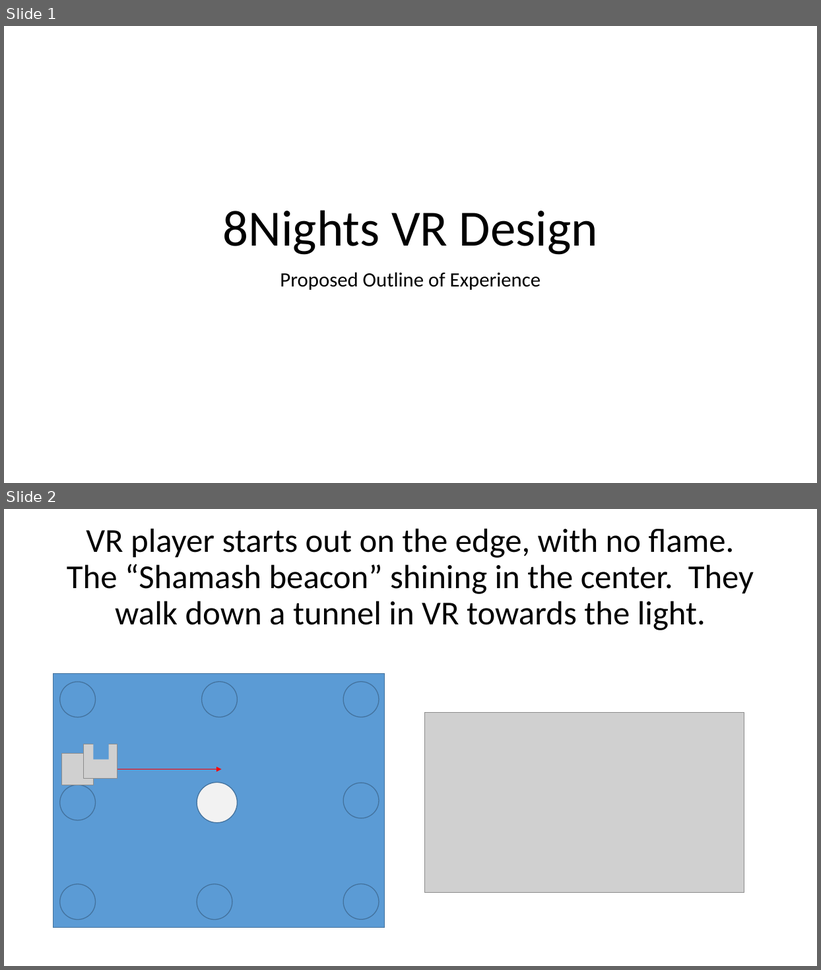
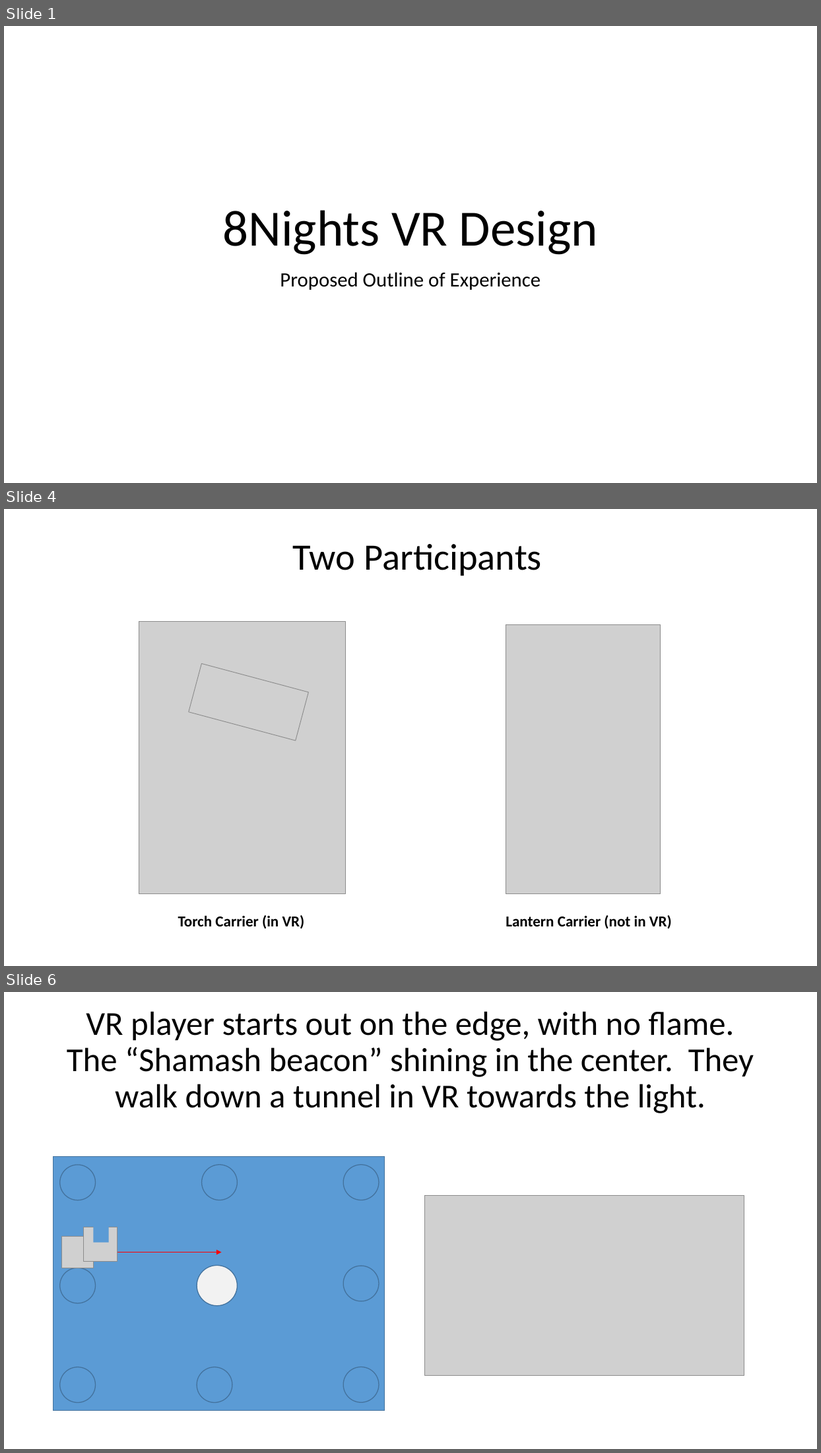
Before and after one commit to mmandel/8Nights2, a slide deck: docs/8NightsVRDesign.pptx. Shown one above the other, each under a label of ours: slides 1 and 2 before the commit, slides 1, 4 and 6 after it; the slides between them are not shown. The pictures are 821x970 and 821x1453 pixels, drawn with LibreOffice and Linux fonts; fonts in the diff are those of the drawing; grey boxes stand for pictures. Boxes give left, top, right and bottom in pixels: in the first picture for what was removed or moved away, otherwise in the second. Text is boxed around its words. In the diff, an @@ line names an element or a change of style, - is before the commit and + after.

```diff
--- a/docs/8NightsVRDesign.pptx
+++ b/docs/8NightsVRDesign.pptx
@@ slide 4 added at box(4, 509, 817, 966), background #FFFFFF @@
@@ text added at box(293, 544, 542, 576), 44 pt, text #000000 @@
+Two Participants
@@ picture added at box(139, 621, 346, 894) @@
@@ picture added at box(506, 625, 660, 894) @@
@@ picture added at box(189, 664, 309, 741) @@
@@ text added at box(178, 916, 305, 929), 18 pt, text #000000, bold @@
+Torch Carrier (in VR)
@@ text added at box(506, 916, 672, 929), 18 pt, text #000000, bold @@
+Lantern Carrier (not in VR)
@@ what was slide 2 is now slide 6 @@
```
Also in this commit, not shown: 1 slide changed, 3 other slides added, 1 other file.
